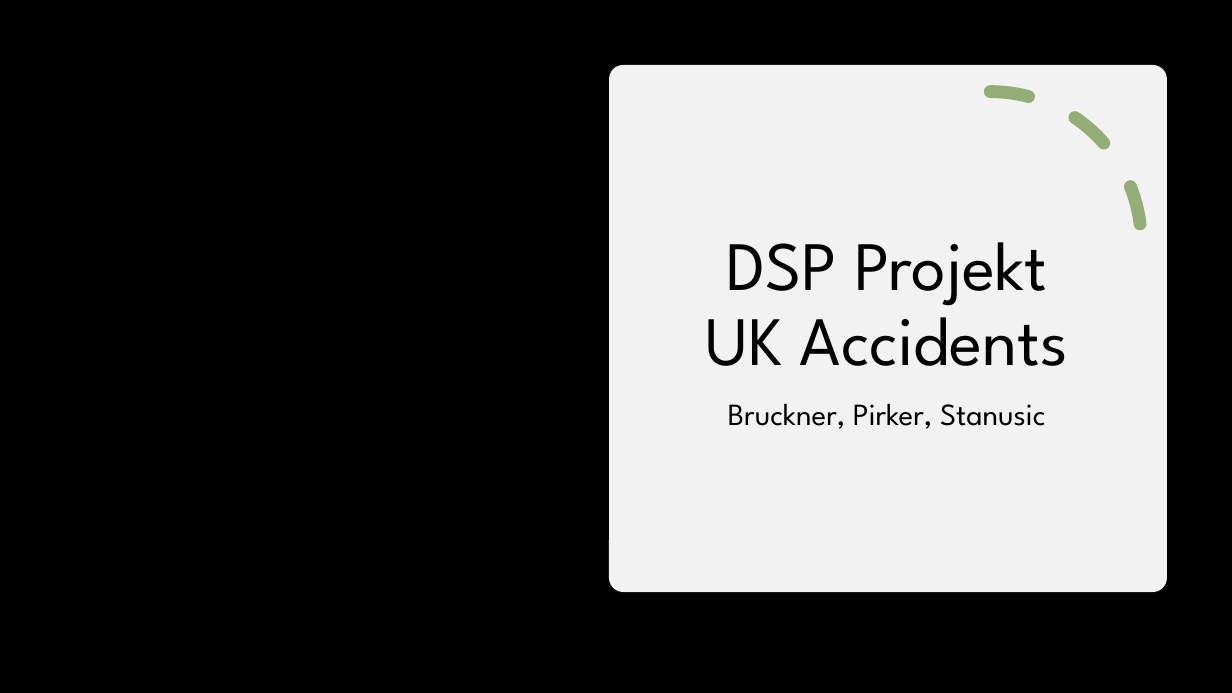
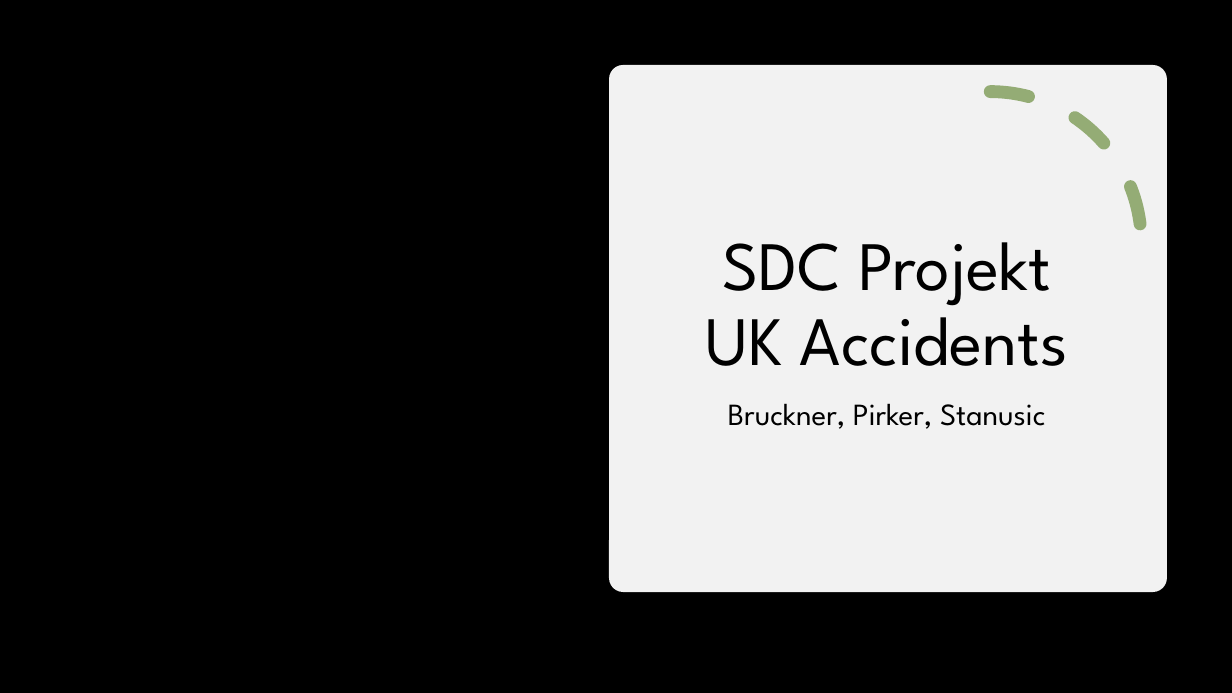
Before and after one commit to jojopirker/sdcProject, a slide deck: slide 1 of etc/final_presentation_v1.pptx. Drawn at 1232x693 pixels with LibreOffice and Linux fonts; fonts in the diff are those of the drawing; background and template pictures are left out. Boxes give left, top, right and bottom in pixels: in the first picture for what was removed or moved away, otherwise in the second. Text is boxed around its words. In the diff, an @@ line names an element or a change of style, - is before the commit and + after.

Commit message:
updated presentation

```diff
--- a/etc/final_presentation_v1.pptx
+++ b/etc/final_presentation_v1.pptx
@@ title at [705,242,1068,366]: text changed @@
-DSP Projekt
-UK Accidents
+SDC Projekt
+UK Accidents
```
